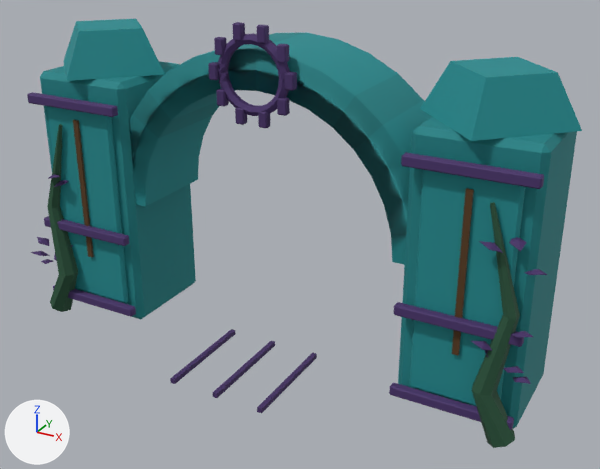
One commit to the FBX model Assets/ForjaDasMares/Art/World/CityLifeKit/Entrada_estacao_invadida_LOD0.fbx: the scene before it, then after it.
Both versions are drawn from a 50 mm lens placed at (7.88, -13.64, 9.28), pointed at (0.7, -0.58, 2.75). The axes (+X, +Y, +Z) are drawn at lower left. The lights are the same throughout. The first picture is the older version.

Objects in the first picture: 'Entrada_estacao_invadida_LOD0'.
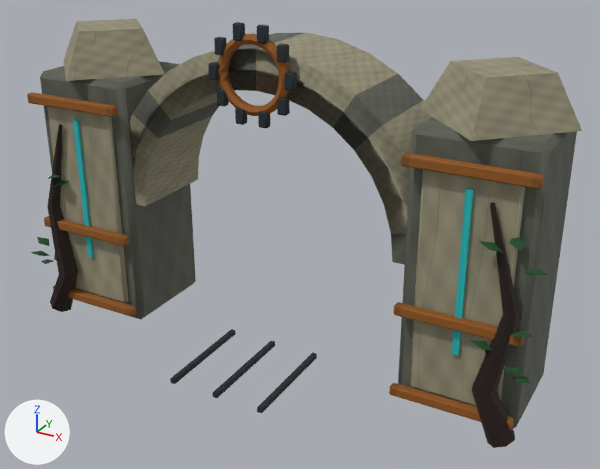
Edits to the bpy script that builds the scene:
```text
Change me_torre_da_estacao:
    where me_torre_da_estacao.from_pydata(...)  # 968 vertices, 1027 faces; spans x -5.63..5.64, y -2.7..1.4, z -0.06..6.81
    used by ob_entrada_estacao_invadida_lod0; location = (0.0, 0.0, 0.0)
    me_torre_da_estacao part 1: 1027 kept faces spanning x -5.63..5.64, y -2.7..1.4, z -0.06..6.81 get new texture (UV) coordinates
```

Changed parts and their boxes (x1, y1, x2, y2) in the pictures (600 x 469 px):
part 1 of me_torre_da_estacao, surface changed
    both: (27, 19, 582, 448)
